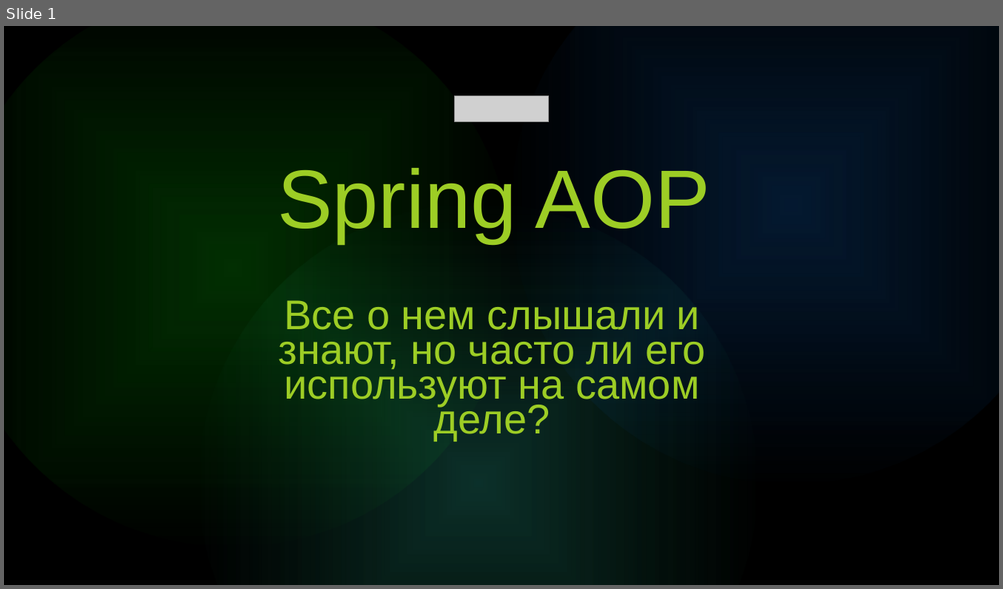
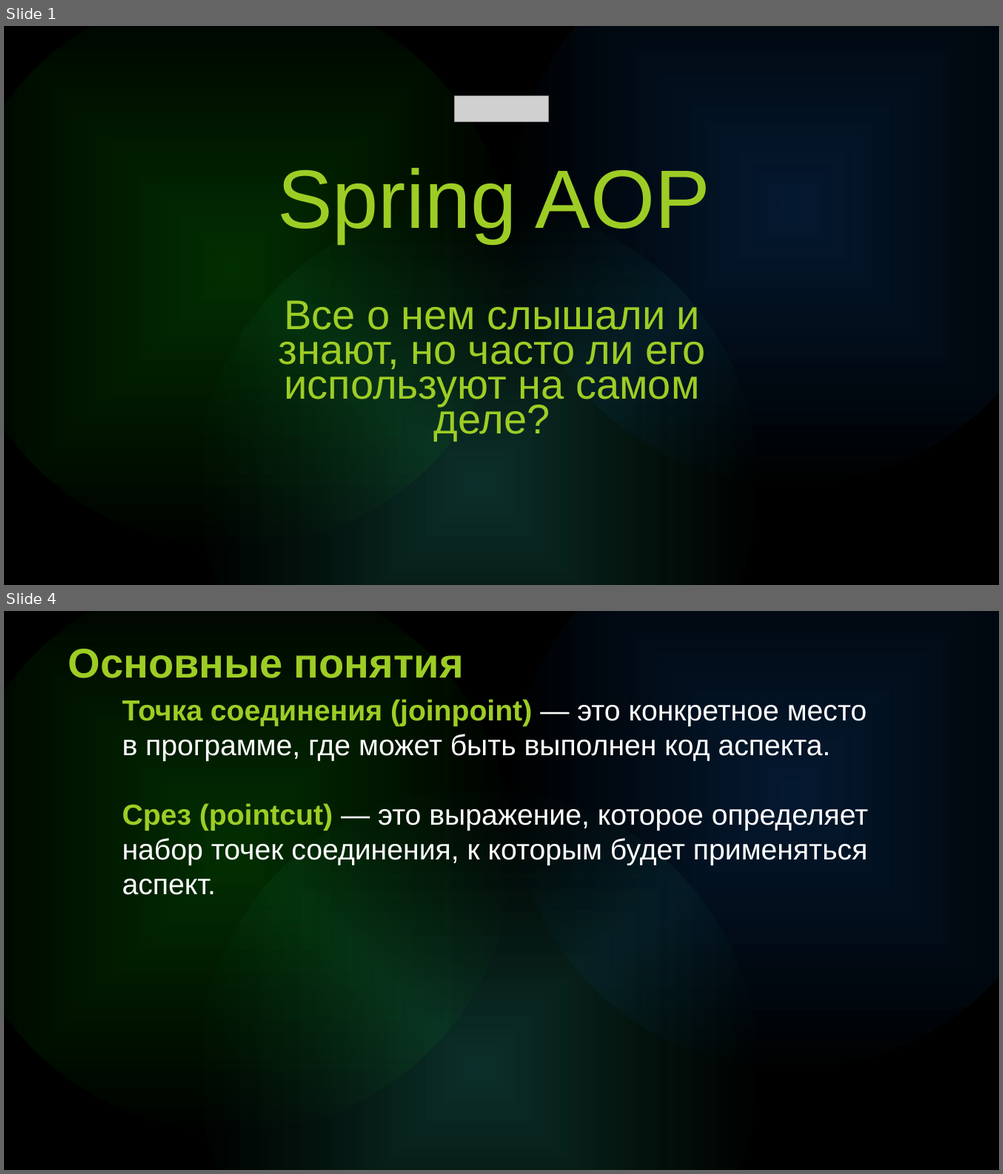
Before and after one commit to i-gabdrahmanov/lectures, a slide deck: Aop for school 21/AOP.pptx. Shown one above the other, each under a label of ours: slide 1 before the commit, slides 1 and 4 after it; the slides between them are not shown. The pictures are 1003x589 and 1003x1174 pixels, drawn with LibreOffice and Linux fonts; fonts in the diff are those of the drawing; grey boxes stand for pictures. Boxes give left, top, right and bottom in pixels: in the first picture for what was removed or moved away, otherwise in the second. Text is boxed around its words. In the diff, an @@ line names an element or a change of style, - is before the commit and + after.

```diff
--- a/Aop for school 21/AOP.pptx
+++ b/Aop for school 21/AOP.pptx
@@ slide 4 added at [4, 611, 999, 1170], background #000000; not listed: 3 template elements that a slide beside it also shows @@
@@ text added at [68, 649, 464, 678], 40 pt, text gradient #34E234 to #9DCD25 to #F2E800 to #00A4E0 to #0086D0, bold @@
+Основные понятия
@@ text added at [122, 699, 868, 895], 28 pt, text #FFFFFF @@
+Точка соединения (joinpoint) — это конкретное место в программе, где может быть выполнен код аспекта.
+Срез (pointcut) — это выражение, которое определяет набор точек соединения, к которым будет применяться аспект.
```
Also in this commit, not shown: 28 other slides added, 15 slides removed, 3 other files.
